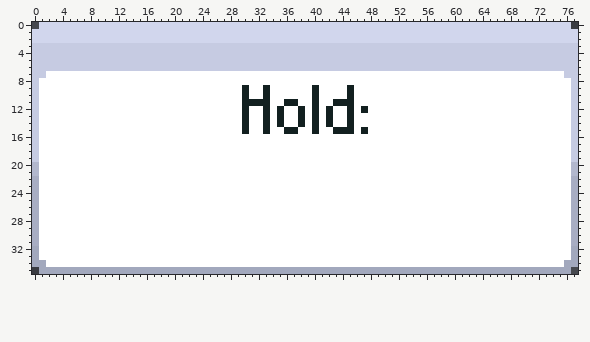
Pixel-art file -- art/window_hold.aseprite. Above: the version before the commit.
78x36 pixels, 1 frame. Colours within 5 levels of each other are drawn and written as one.
New version:
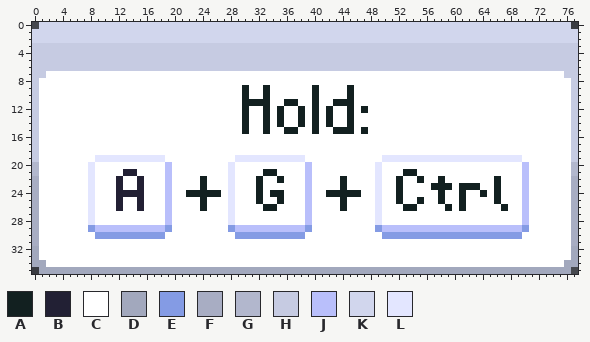
Palette (. is transparent): A #122020  B #222034  C #ffffff  D #a2a8bd  E #849be4  F #a8adc3  G #b2b7cd  H #c6cbe2  J #b9bffb  K #d1d6ed  L #e3e6ff
The exact change:
layer "Layer 5" now shown
Layer "Layer 5":
y 19: x 9..18 CCCCCCCCCC -> LLLLLLLLLL; x 29..38 CCCCCCCCCC -> LLLLLLLLLL; x 50..69 CCCCCCCCCCCCCCCCCCCC -> LLLLLLLLLLLLLLLLLLLL
y 20: x 8 C -> L; x 19 C -> J; x 28 C -> L; x 39 C -> J; x 49 C -> L; x 70 C -> J
y 21: x 8 C -> L; x 13..14 CC -> BB; x 19 C -> J; x 28 C -> L; x 33..34 CC -> AA; x 39 C -> J; x 49 C -> L; x 53..54 CC -> AA; x 70 C -> J
y 22: x 8 C -> L; x 12 C -> B; x 15 C -> B; x 19 C -> J; x 24 C -> A; x 28 C -> L; x 32 C -> A; x 35 C -> A; x 39 C -> J; x 44 C -> A; x 49 C -> L; x 52 C -> A; x 55 C -> A; x 58 C -> A; x 66 C -> A; x 70 C -> J
y 23: x 8 C -> L; x 12 C -> B; x 15 C -> B; x 19 C -> J; x 24 C -> A; x 28 C -> L; x 32 C -> A; x 39 C -> J; x 44 C -> A; x 49 C -> L; x 52 C -> A; x 57..59 CCC -> AAA; x 61..63 CCC -> AAA; x 66 C -> A; x 70 C -> J
y 24: x 8 C -> L; x 12..15 CCCC -> BBBB; x 19 C -> J; x 22..26 CCCCC -> AAAAA; x 28 C -> L; x 32 C -> A; x 34..35 CC -> AA; x 39 C -> J; x 42..46 CCCCC -> AAAAA; x 49 C -> L; x 52 C -> A; x 58 C -> A; x 61 C -> A; x 64 C -> A; x 66 C -> A; x 70 C -> J
y 25: x 8 C -> L; x 12 C -> B; x 15 C -> B; x 19 C -> J; x 24 C -> A; x 28 C -> L; x 32 C -> A; x 35 C -> A; x 39 C -> J; x 44 C -> A; x 49 C -> L; x 52 C -> A; x 55 C -> A; x 58 C -> A; x 61 C -> A; x 66 C -> A; x 70 C -> J
y 26: x 8 C -> L; x 12 C -> B; x 15 C -> B; x 19 C -> J; x 24 C -> A; x 28 C -> L; x 33..34 CC -> AA; x 39 C -> J; x 44 C -> A; x 49 C -> L; x 53..54 CC -> AA; x 59 C -> A; x 61 C -> A; x 67 C -> A; x 70 C -> J
y 27..28: x 8 C -> L; x 19 C -> J; x 28 C -> L; x 39 C -> J; x 49 C -> L; x 70 C -> J
y 29: x 8..19 CCCCCCCCCCCC -> EJJJJJJJJJJE; x 28..39 CCCCCCCCCCCC -> EJJJJJJJJJJE; x 49..70 CCCCCCCCCCCCCCCCCCCCCC -> EJJJJJJJJJJJJJJJJJJJJE
y 30: x 9..18 CCCCCCCCCC -> EEEEEEEEEE; x 29..38 CCCCCCCCCC -> EEEEEEEEEE; x 50..69 CCCCCCCCCCCCCCCCCCCC -> EEEEEEEEEEEEEEEEEEEE
Boxes around the changes in both pictures, in picture pixels (x1, y1, x2, y2):
changed: (88, 155, 529, 239)
